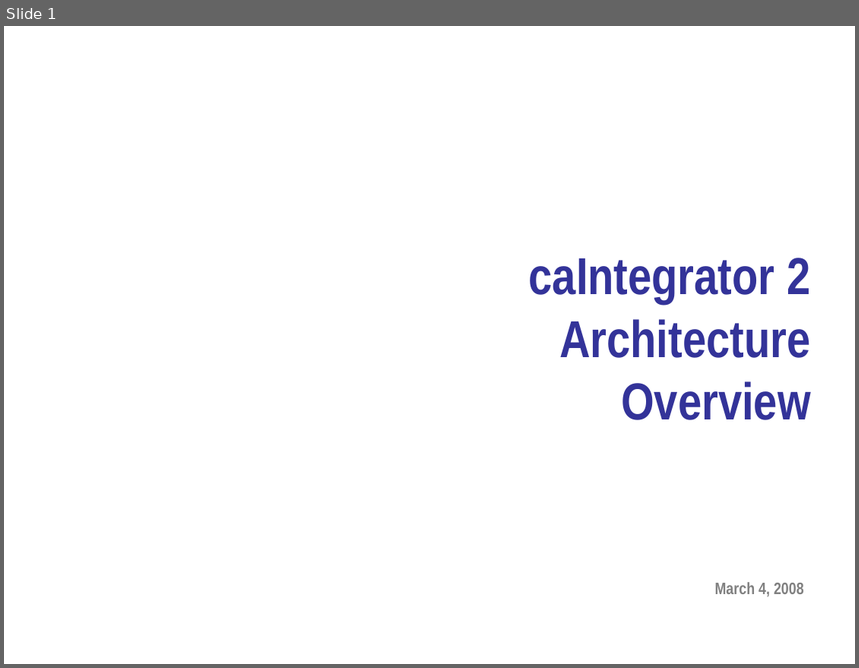
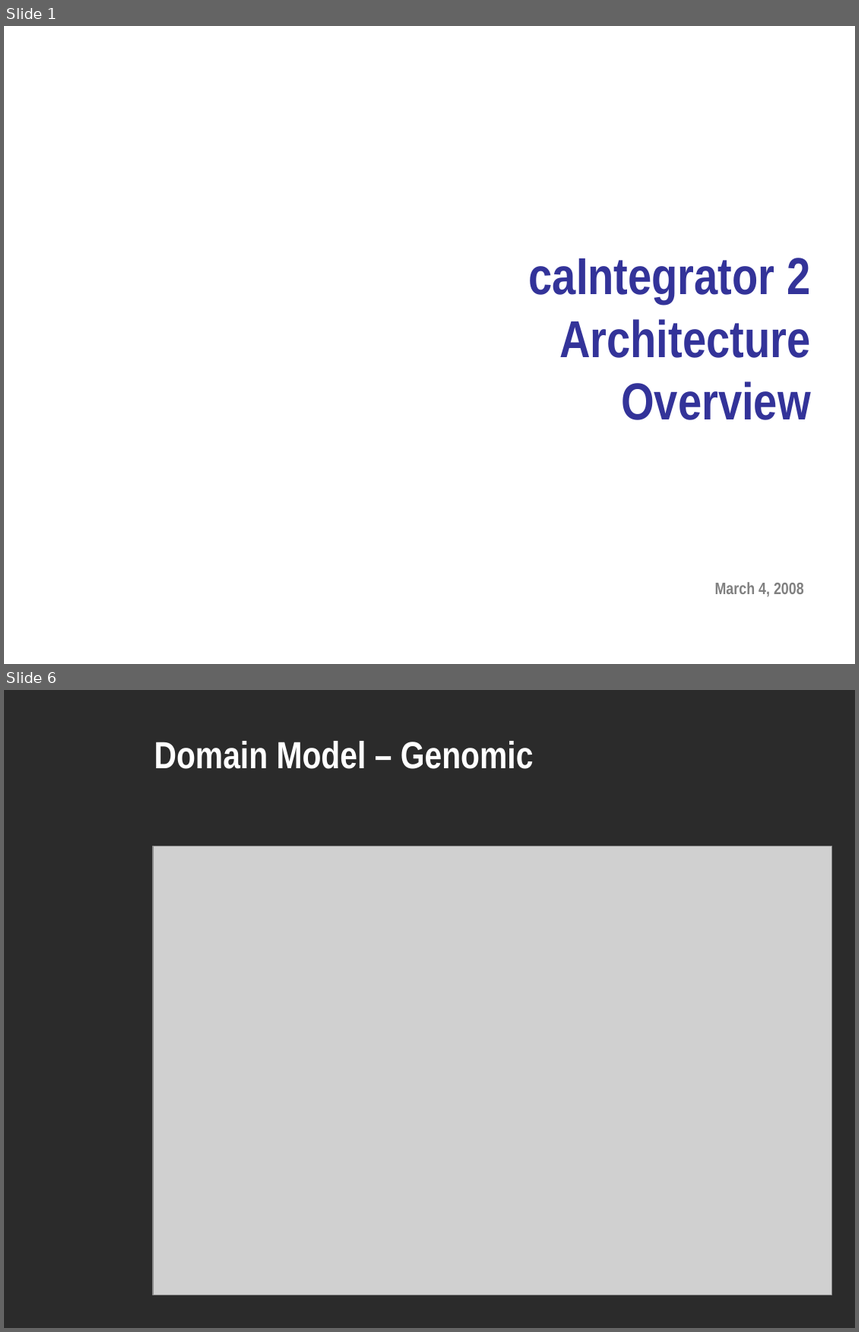
Before and after one commit to NCIP/caintegrator-docs, a slide deck: analysis_and_design/caintegrator2_architecture_overview.ppt. Shown one above the other, each under a label of ours: slide 1 before the commit, slides 1 and 6 after it; the slides between them are not shown. The pictures are 859x668 and 859x1332 pixels, drawn with LibreOffice and Linux fonts; fonts in the diff are those of the drawing; grey boxes stand for pictures; background and template pictures are left out; a plain dark background stands for a picture behind light text. Boxes give left, top, right and bottom in pixels: in the first picture for what was removed or moved away, otherwise in the second. Text is boxed around its words. In the diff, an @@ line names an element or a change of style, - is before the commit and + after.

```diff
--- a/analysis_and_design/caintegrator2_architecture_overview.ppt
+++ b/analysis_and_design/caintegrator2_architecture_overview.ppt
@@ slide 6 added at bbox=[4, 690, 855, 1328], background picture (left out) @@
@@ title added at bbox=[154, 741, 534, 769], 32 pt, text #FFFFFF, bold @@
+Domain Model – Genomic
@@ picture added at bbox=[153, 846, 832, 1295] @@
```
Also in this commit, not shown: 15 other slides added, 2 slides removed, 1 other file.
